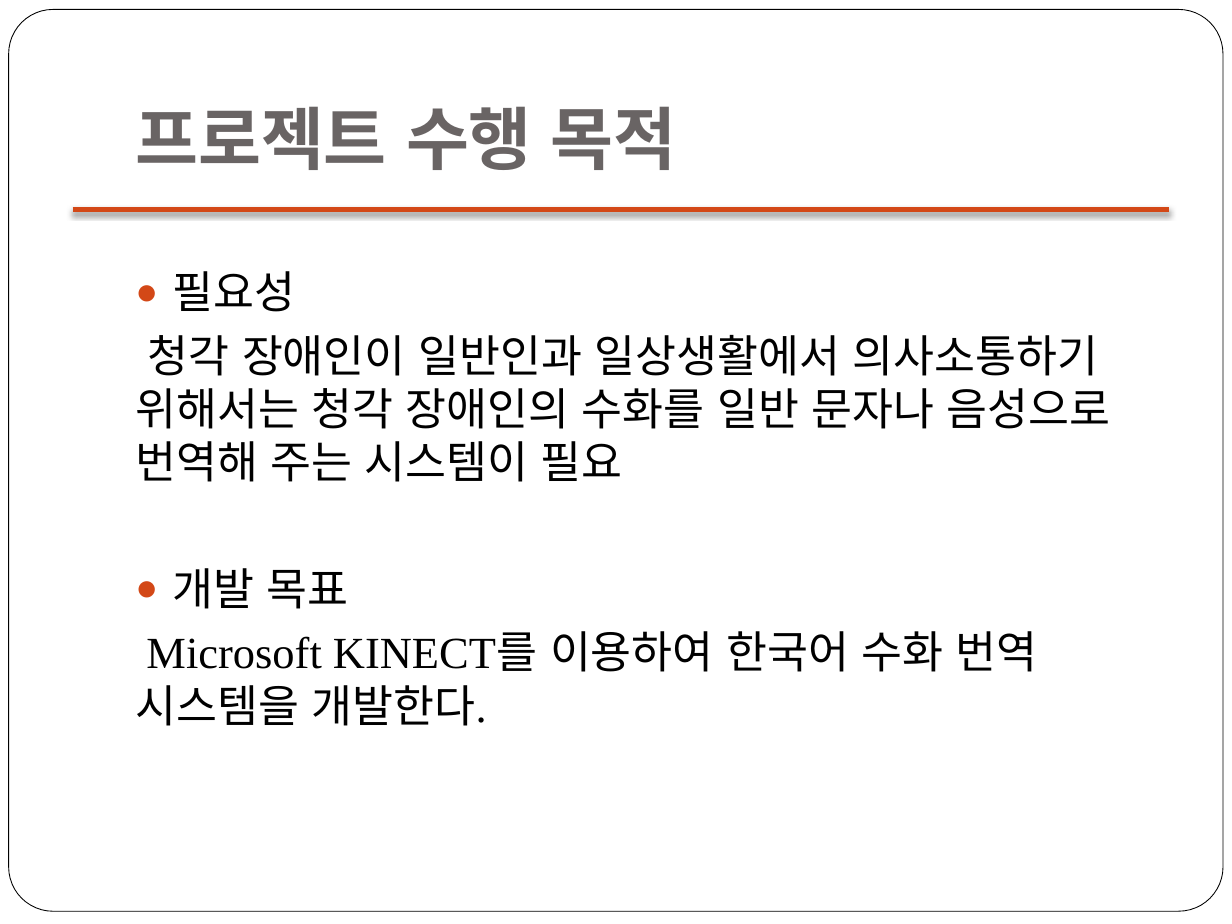
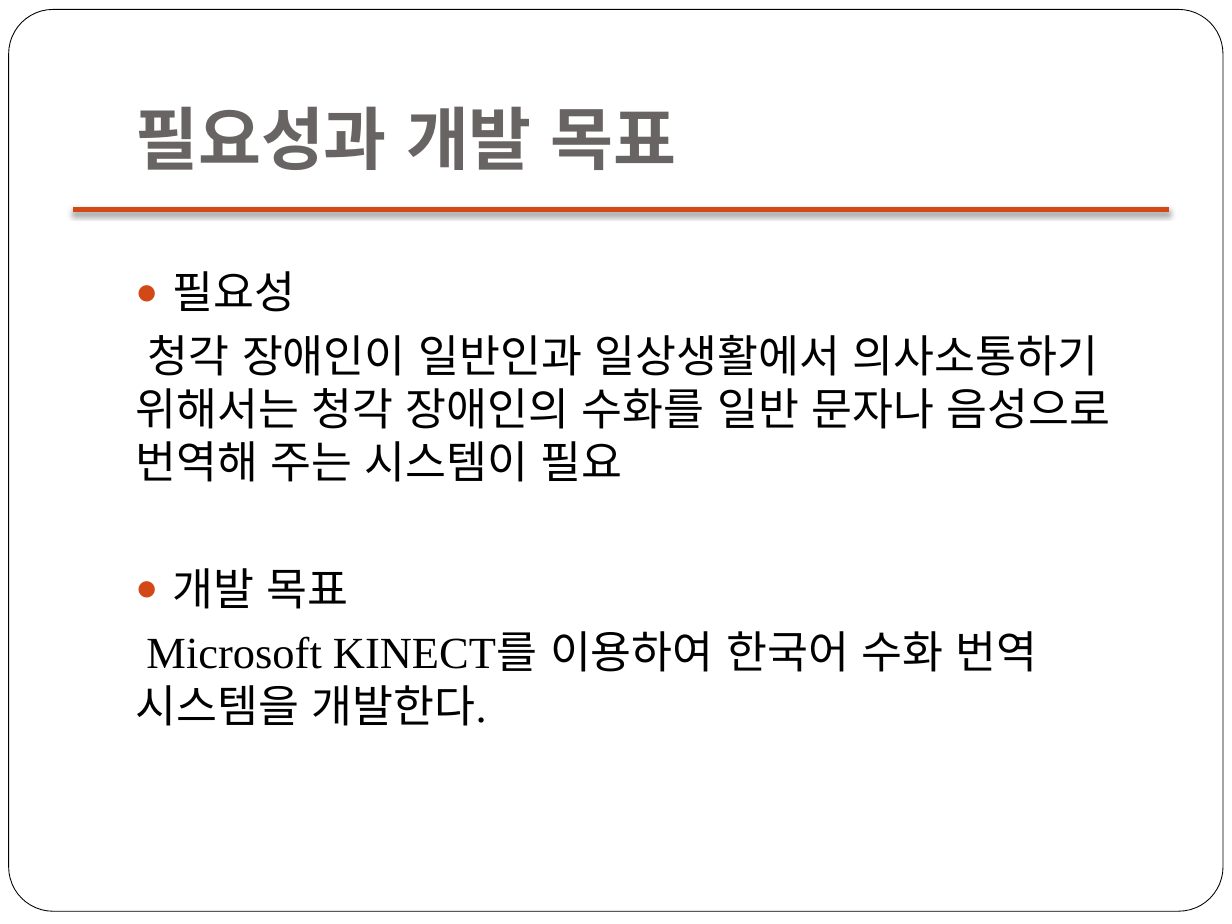
Before and after one commit to 0792004/kinectHR, a slide deck: slide 2 of doc/DSLR Proposal.pptx. Drawn at 1232x924 pixels with LibreOffice and Linux fonts; fonts in the diff are those of the drawing. Boxes give left, top, right and bottom in pixels: in the first picture for what was removed or moved away, otherwise in the second. Text is boxed around its words. In the diff, an @@ line names an element or a change of style, - is before the commit and + after.

```diff
--- a/doc/DSLR Proposal.pptx
+++ b/doc/DSLR Proposal.pptx
@@ title at (x1=135, y1=106, x2=677, y2=170): text changed @@
-프로젝트 수행 목적
+필요성과 개발 목표
```
Also in this commit, not shown: 3 other slides changed, 22 other files.
